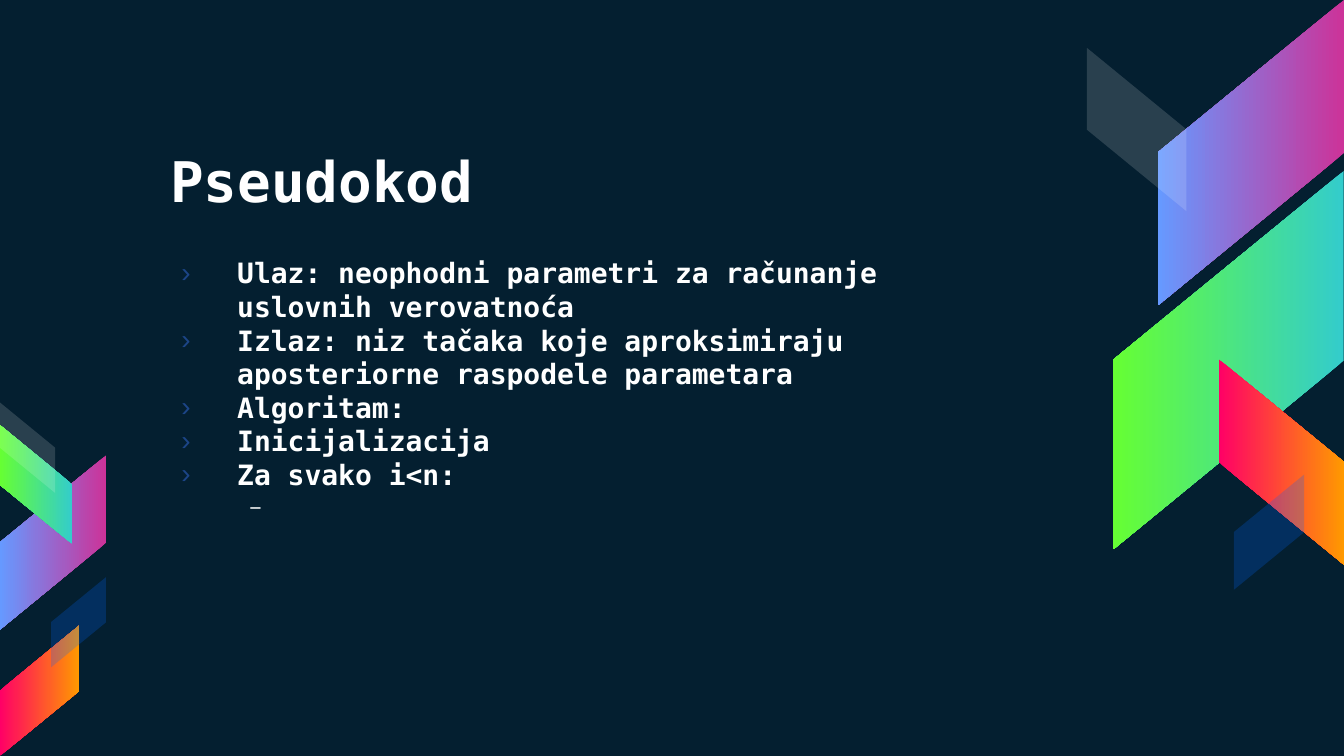
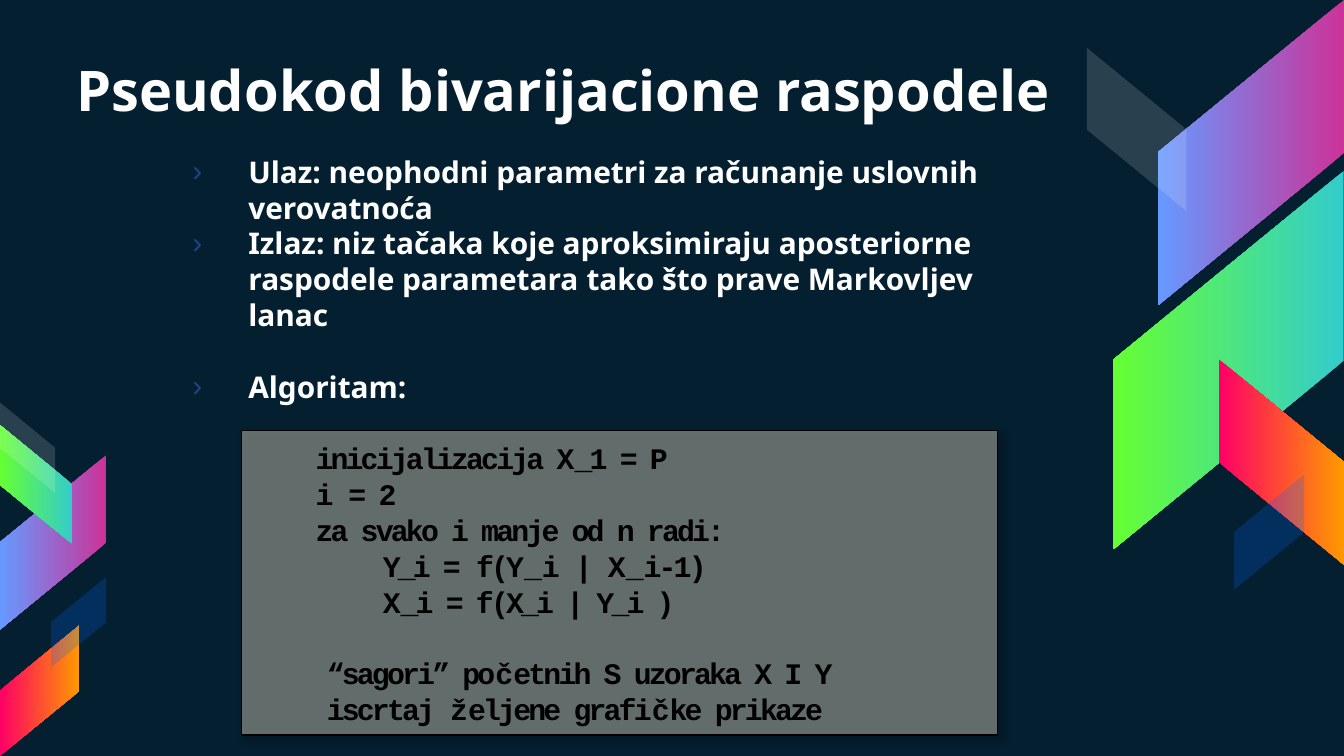
Before and after one commit to AlexJakovljevic/Gibbs-Sampling, a slide deck: slide 4 of gibbs.pptx. Drawn at 1344x756 pixels with LibreOffice and Linux fonts; fonts in the diff are those of the drawing. Boxes give left, top, right and bottom in pixels: in the first picture for what was removed or moved away, otherwise in the second. Text is boxed around its words. In the diff, an @@ line names an element or a change of style, - is before the commit and + after.

```diff
--- a/gibbs.pptx
+++ b/gibbs.pptx
@@ text at box(76, 68, 1050, 125): text changed; font DejaVu Sans Mono to Noto Sans @@
-Pseudokod
+Pseudokod bivarijacione raspodele
@@ text "Ulaz: neophodni parametri za računanje ...": place and size @@
-text "Ulaz: neophodni parametri za računanje ..." at box(237, 261, 878, 486)
+text "Ulaz: neophodni parametri za računanje ..." at box(248, 160, 979, 690)
@@ text at box(248, 160, 979, 405): size 15 to 16 pt, font DejaVu Sans Mono to Noto Sans in "Ulaz: neophodni parametri za računanje uslovnih verovatnoća", "Algoritam:" @@
@@ text at box(248, 231, 973, 327): text changed; size 15 to 16 pt; font DejaVu Sans Mono to Noto Sans @@
-› Izlaz: niz tačaka koje aproksimiraju aposteriorne raspodele parametara
+› Izlaz: niz tačaka koje aproksimiraju aposteriorne raspodele parametara tako što prave Markovljev lanac
@@ rectangle added at box(242, 430, 999, 735), fill #DDD9C3 at 44% opacity, outline #000000 0.75 pt @@
@@ text at box(316, 448, 833, 690): text changed; size 15 to 16 pt; font DejaVu Sans Mono to Courier New; text colour #FFFFFF to #000000 @@
-› Inicijalizacija
-› Za svako i<n:
+  inicijalizacija X_1 = P
+  i = 2
+  za svako i manje od n radi:
+    Y_i = f(Y_i | X_i-1)
+    X_i = f(X_i | Y_i )
+    “sagori” početnih S uzoraka X I Y
+    iscrtaj željene grafičke prikaze
```
Also in this commit, not shown: 4 other slides changed, 12 slides added, 21 slides removed.
